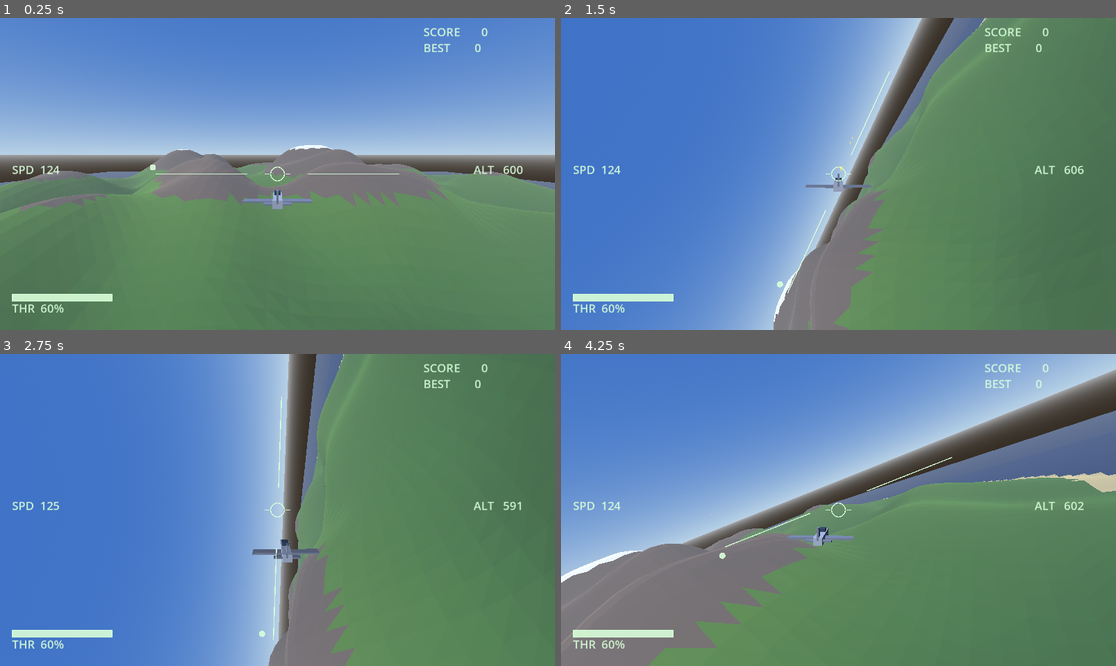
Above: before the commit, frames 1-4 (two rows, left to right).
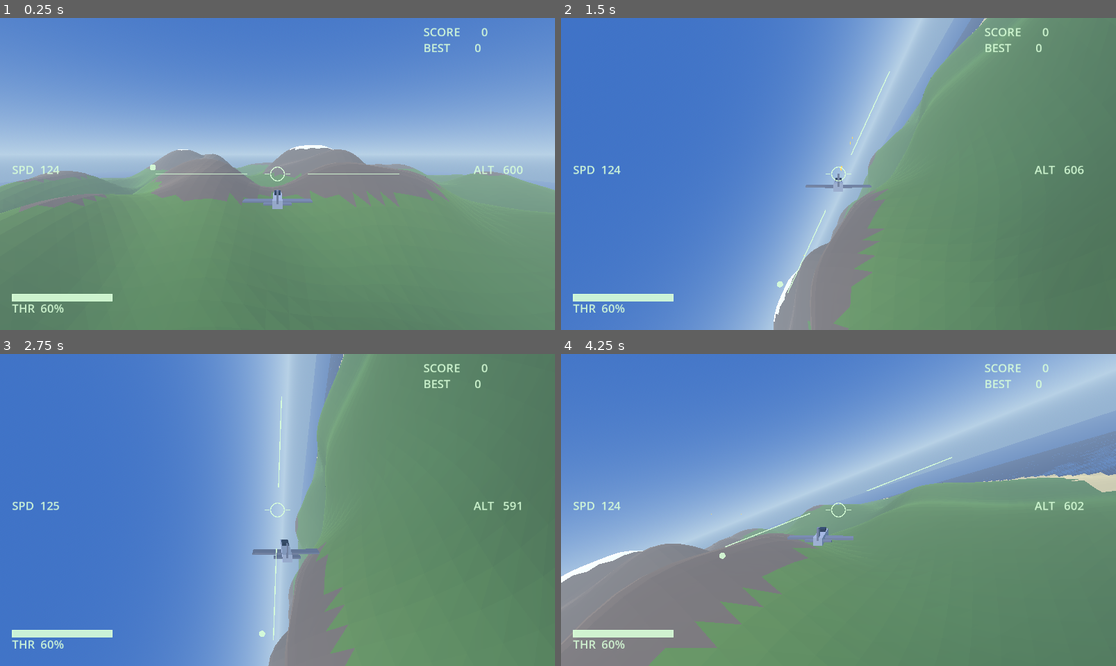
Above: after the commit, the same moments.

Repository: KulkulZa1/Flying_test
Game: Godot game, scene res://scenes/main.tscn
The game is run twice, just before and just after one commit, with the same random seed, the same clock (stepped at 60 frames per second) and the same inputs.
Inputs (mouse positions are in pixels of both pictures, inside the frame that each line leads up to):
- Up to frame 1 (0.25 s): no input
- Up to frame 2 (1.5 s): tap Enter at 0.5 s; move the mouse to (960, 158) at 0.52 s; hold D 0.53-1.25 s; click (960, 158) at 0.67 s; tap Space at 0.77 s; drag from (727, 189) to (810, 236) at 1.27 s
- Up to frame 3 (2.75 s): move the mouse to (333, 441) at 2.02 s; hold D from 2.03 s (still down)
- Up to frame 4 (4.25 s): release D at 2.75 s; drag from (810, 572) to (672, 463) at 2.77 s; move the mouse to (1005, 556) at 3.52 s; hold A from 3.53 s (still down); tap Space at 3.77 s

The runs differ from the first frame. In frame 1, 9.5% of the frame differs, in the area x 0-100%, y 41-64%; in frame 2, 6.5%; in frame 3, 6.2%; in frame 4, 14%, in the area x 0-100%, y 4-77%.

Commit message:
Remove the dark bar across the horizon
ProceduralSkyMaterial draws a ground hemisphere below its horizon and
defaults it to dark grey. Only the sky colours were ever set, so
wherever the island did not occlude it, that ground rendered as a dark
bar along the entire horizon - visible in every screenshot of the game.
The sea material and the fog colour were both changed first on the
assumption one of them was responsible; neither was, which is only
knowable by looking at a rendered frame.

The sea is now diffuse rather than metallic, since a metallic surface
is lit almost entirely by reflections and this scene has none, and the
fog colour matches the sky horizon so distance reads as haze rather
than grey. Both are improvements in their own right and are kept.

Co-Authored-By: Claude Opus 5 <noreply@anthropic.com>

Diff:
--- a/scripts/game.gd
+++ b/scripts/game.gd
@@ -70,6 +70,12 @@
 	var sky_material := ProceduralSkyMaterial.new()
 	sky_material.sky_top_color = Color(0.25, 0.45, 0.78)
 	sky_material.sky_horizon_color = Color(0.72, 0.82, 0.90)
+	# ProceduralSkyMaterial draws a ground hemisphere below its horizon, and its
+	# default is a dark grey. Everywhere the island did not occlude it, that
+	# rendered as a dark bar along the entire horizon — the sea and the fog were
+	# both blamed for it first. Matched to the horizon so it reads as haze.
+	sky_material.ground_horizon_color = Color(0.72, 0.82, 0.90)
+	sky_material.ground_bottom_color = Color(0.58, 0.70, 0.82)
 	var sky := Sky.new()
 	sky.sky_material = sky_material
 	var environment := Environment.new()
@@ -79,6 +85,10 @@
 	environment.fog_enabled = true
 	environment.fog_density = 0.0001
 	environment.fog_sky_affect = 0.0
+	# Matched to the sky's horizon colour. Left at its neutral grey default,
+	# distant geometry faded to grey against a pale blue sky and the far sea
+	# read as a dark bar drawn along the whole horizon.
+	environment.fog_light_color = Color(0.72, 0.82, 0.90)
 	var world_environment := WorldEnvironment.new()
 	world_environment.environment = environment
 	add_child(world_environment)
--- a/scripts/terrain.gd
+++ b/scripts/terrain.gd
@@ -77,9 +77,12 @@
 	var plane := PlaneMesh.new()
 	plane.size = Vector2(Config.WORLD_SIZE * 1.5, Config.WORLD_SIZE * 1.5)
 	var material := StandardMaterial3D.new()
-	material.albedo_color = Color(0.09, 0.22, 0.38)
-	material.metallic = 0.3
-	material.roughness = 0.25
+	# Diffuse, not metallic. A metallic surface is lit almost entirely by what it
+	# reflects, and there is no reflection probe or screen-space reflection here,
+	# so metallic sea rendered as a near-black band along the whole horizon.
+	material.albedo_color = Color(0.17, 0.36, 0.54)
+	material.metallic = 0.0
+	material.roughness = 0.6
 	plane.material = material
 	var instance := MeshInstance3D.new()
 	instance.mesh = plane
